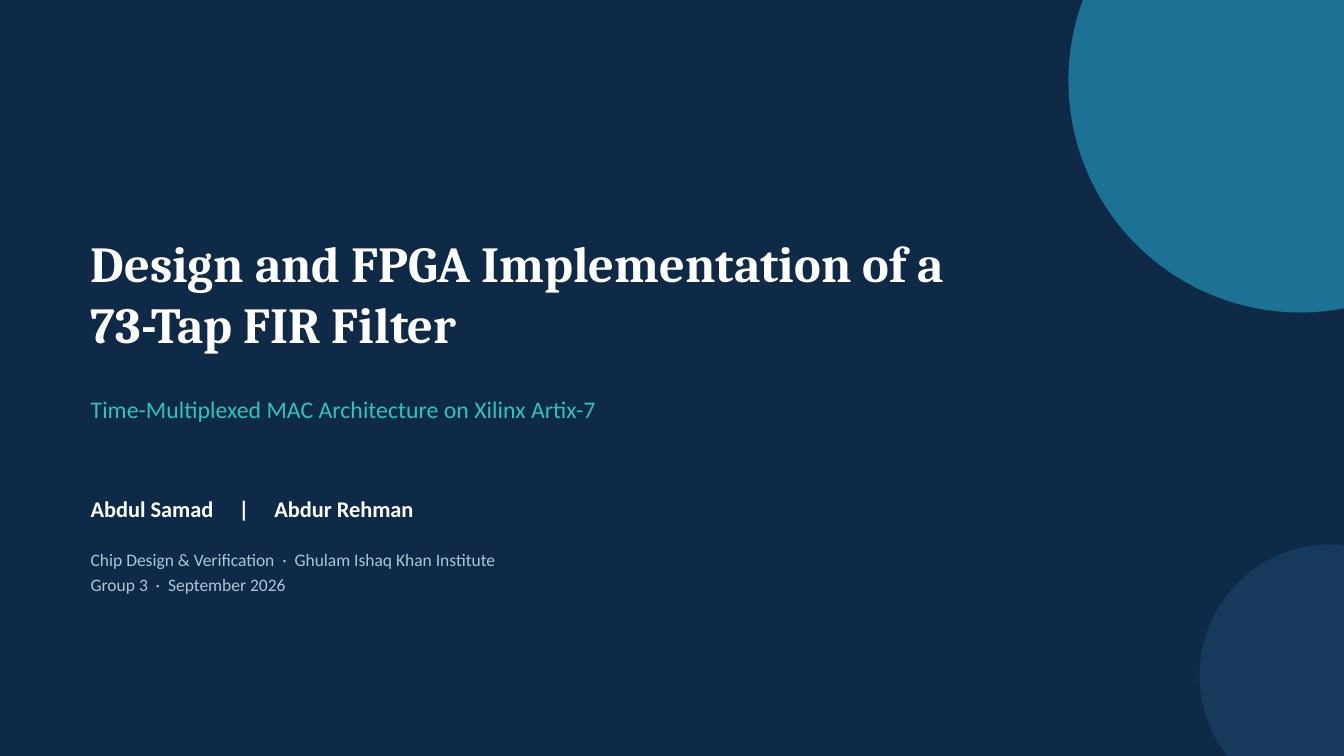
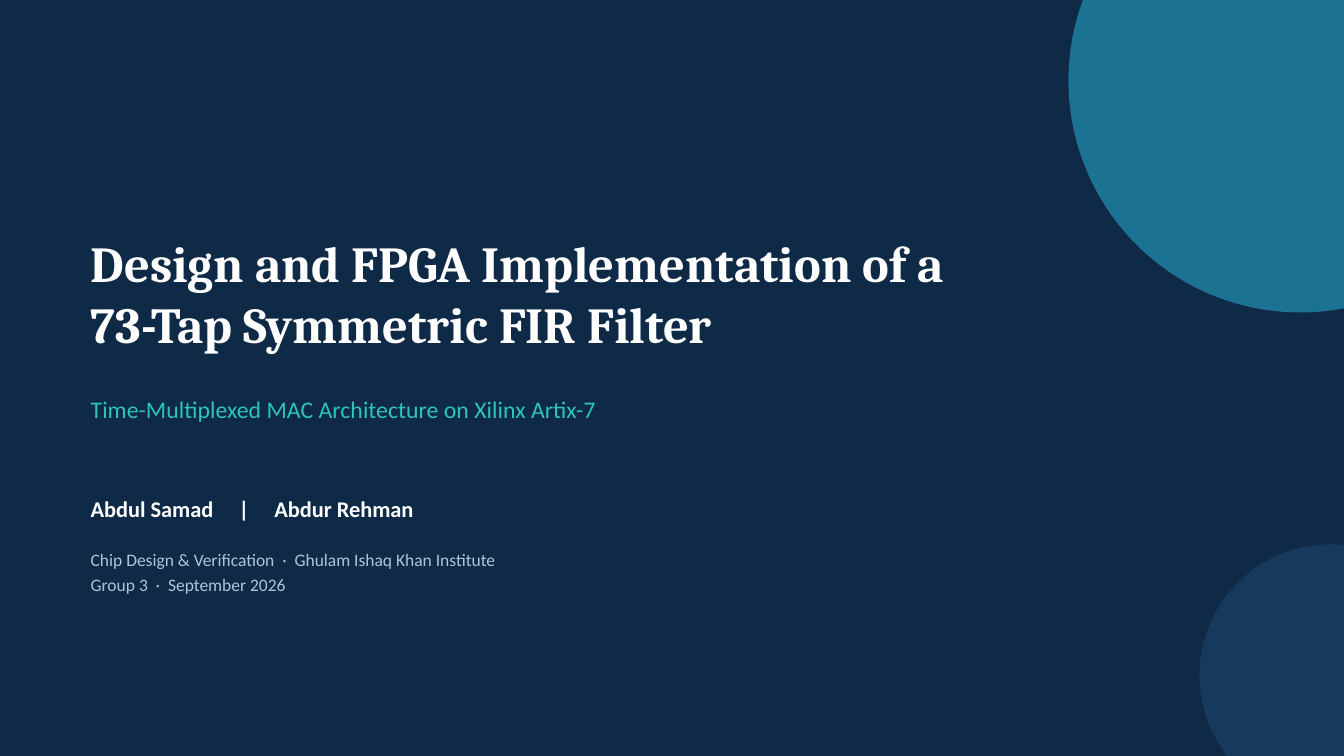
Before and after one commit to Abdur-Rehman-Safdar/FIR-FILTER-73-TAPS-, a slide deck: slide 1 of Presentation Slides/FIR_Presentation_Group3.pptx. Drawn at 1344x756 pixels with LibreOffice and Linux fonts; fonts in the diff are those of the drawing. Boxes give left, top, right and bottom in pixels: in the first picture for what was removed or moved away, otherwise in the second. Text is boxed around its words. In the diff, an @@ line names an element or a change of style, - is before the commit and + after.

```diff
--- a/Presentation Slides/FIR_Presentation_Group3.pptx
+++ b/Presentation Slides/FIR_Presentation_Group3.pptx
@@ text at (x1=91, y1=308, x2=711, y2=354): text changed @@
-73-Tap FIR Filter
+73-Tap Symmetric FIR Filter
```
Also in this commit, not shown: 4 other slides changed, 2 other files.
